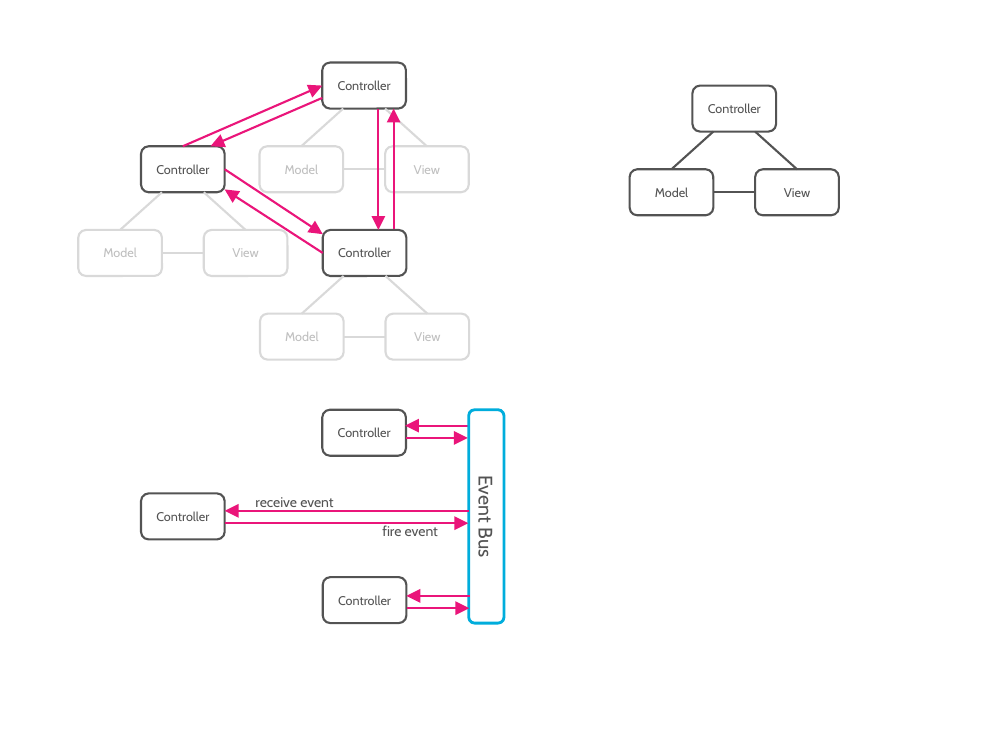
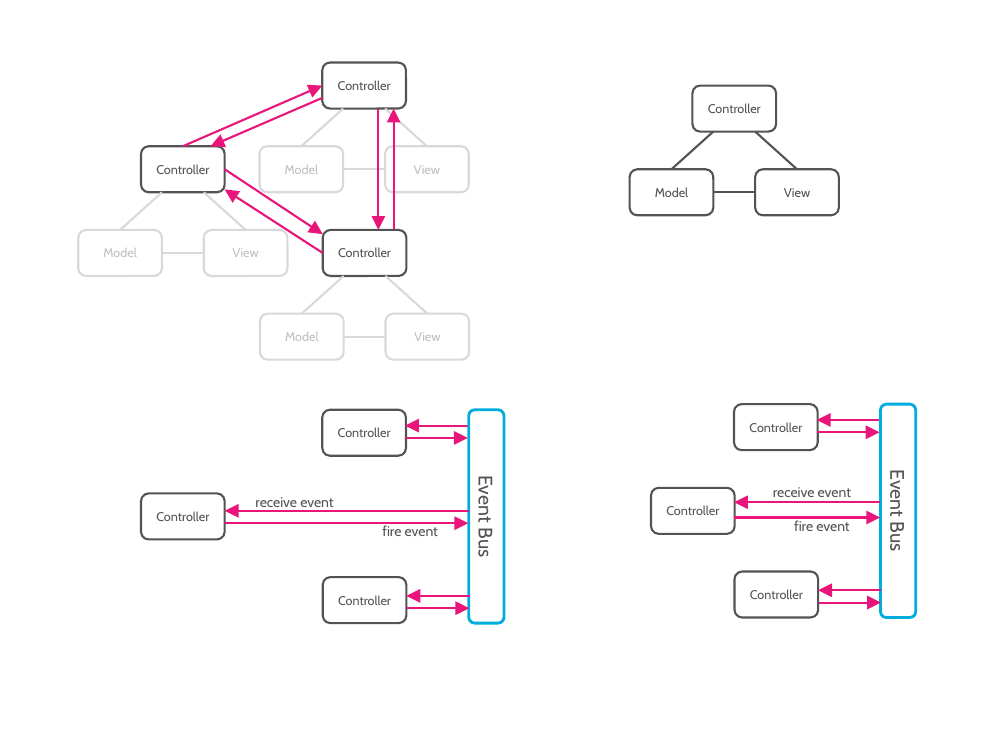
Before and after one commit to marcojakob/dart-event-bus, a slide deck: slide 1 of doc/mvc.pptx. Drawn at 1008x756 pixels with LibreOffice and Linux fonts; fonts in the diff are those of the drawing. Boxes give left, top, right and bottom in pixels: in the first picture for what was removed or moved away, otherwise in the second. Text is boxed around its words. In the diff, an @@ line names an element or a change of style, - is before the commit and + after.

Commit message:
Add smaller version

```diff
--- a/doc/mvc.pptx
+++ b/doc/mvc.pptx
@@ group added at [651,404,915,618]: 6 arrows, 4 rounded rectangles, 2 texts @@
+Controller
+Controller
+Controller
+Event Bus
+receive event
+fire event
```
